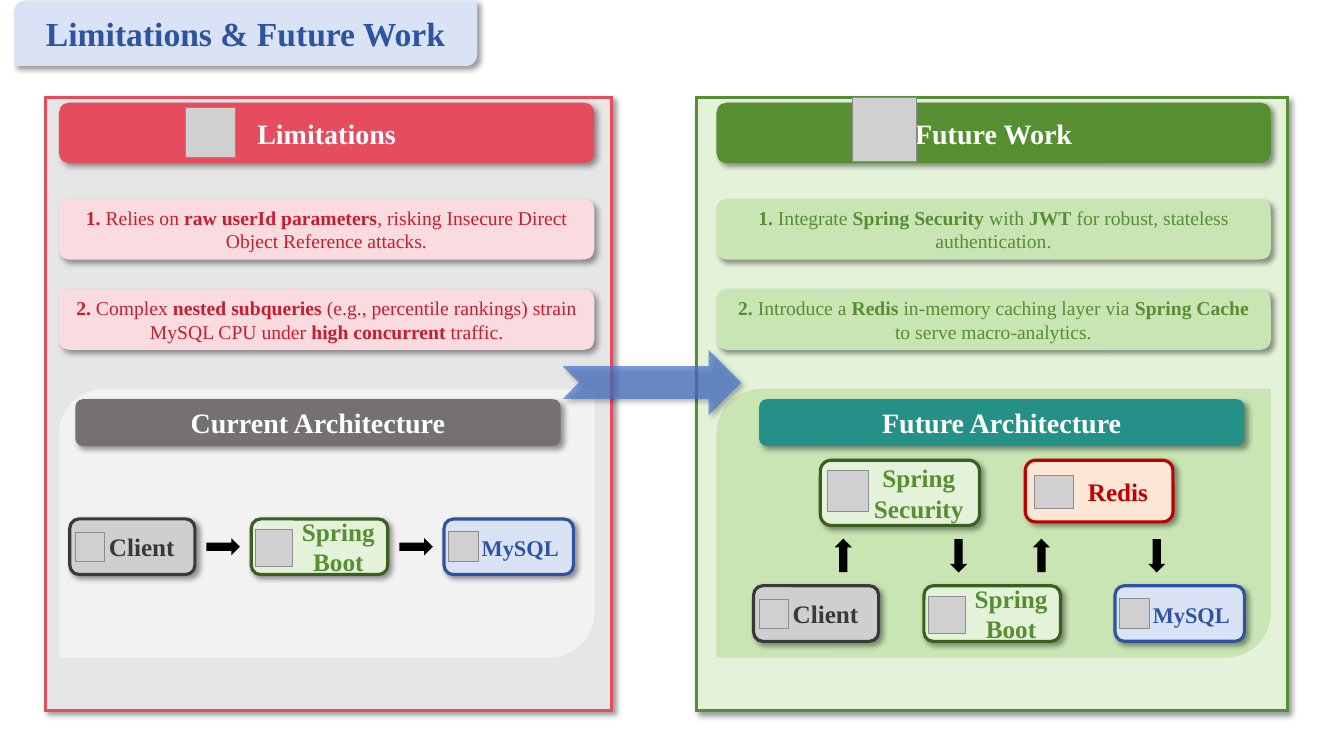
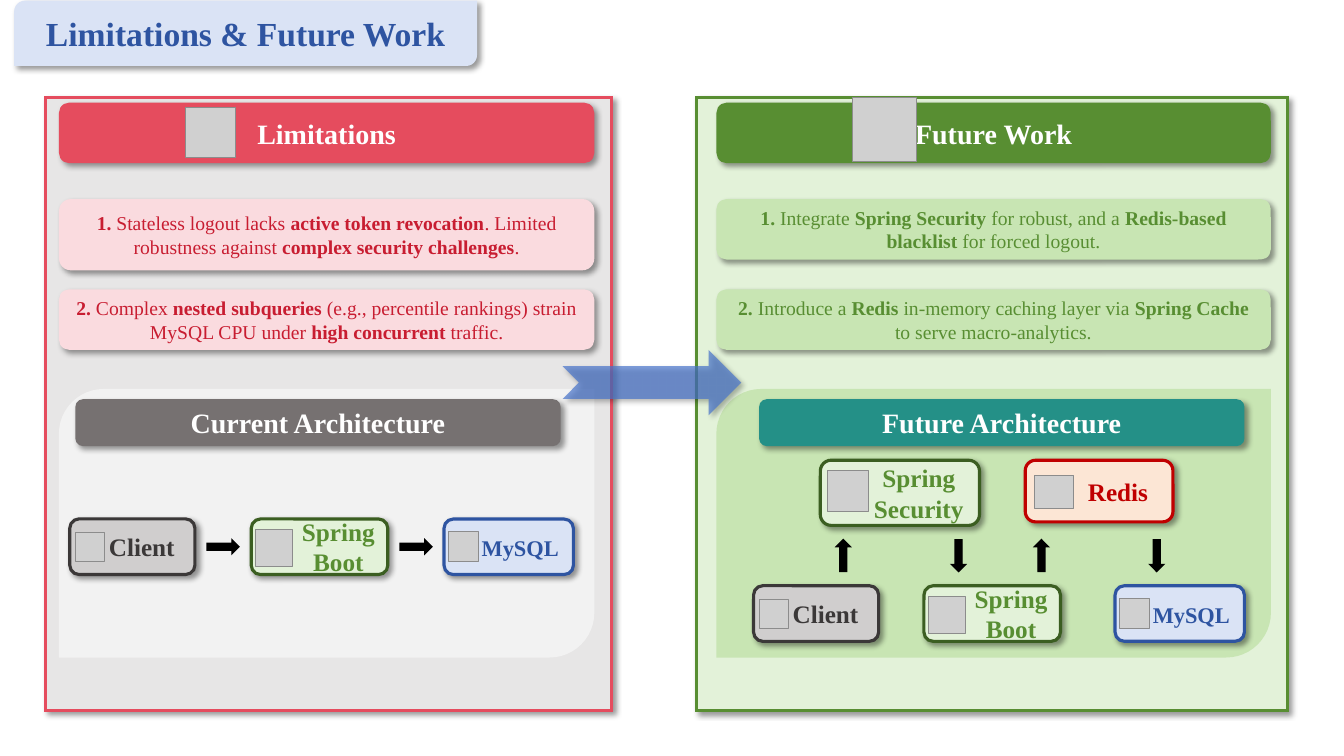
Before and after one commit to DT-1997/MetaboTrack-API, a slide deck: slide 6 of docs/MetaboTrack_API_Presentation_Slides.pptx. Drawn at 1344x756 pixels with LibreOffice and Linux fonts; fonts in the diff are those of the drawing; grey boxes stand for pictures. Boxes give left, top, right and bottom in pixels: in the first picture for what was removed or moved away, otherwise in the second. Text is boxed around its words. In the diff, an @@ line names an element or a change of style, - is before the commit and + after.

```diff
--- a/docs/MetaboTrack_API_Presentation_Slides.pptx
+++ b/docs/MetaboTrack_API_Presentation_Slides.pptx
@@ rounded rectangle "1. Stateless logout lacks active ...": place and size @@
-rounded rectangle "1. Stateless logout lacks active ..." at (59, 200, 595, 260)
+rounded rectangle "1. Stateless logout lacks active ..." at (59, 200, 595, 271)
@@ text in rounded rectangle at (97, 216, 556, 259): text changed; bold on @@
-1. Relies on raw userId parameters, risking Insecure Direct Object Reference attacks.
+1. Stateless logout lacks active token revocation. Limited robustness against complex security challenges.
@@ text in rounded rectangle at (760, 211, 1226, 252): text changed @@
-1. Integrate Spring Security with JWT for robust, stateless authentication.
+1. Integrate Spring Security for robust, and a Redis-based blacklist for forced logout.
```
Also in this commit, not shown: 1 other slide changed.
